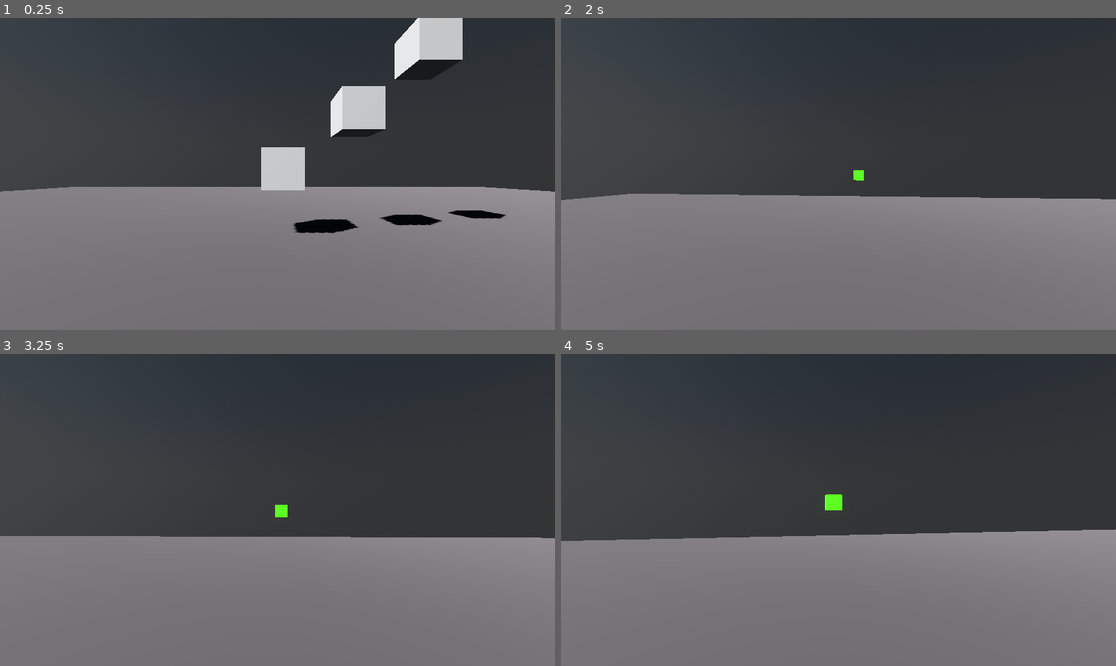
Above: before the commit, frames 1-4 (two rows, left to right).
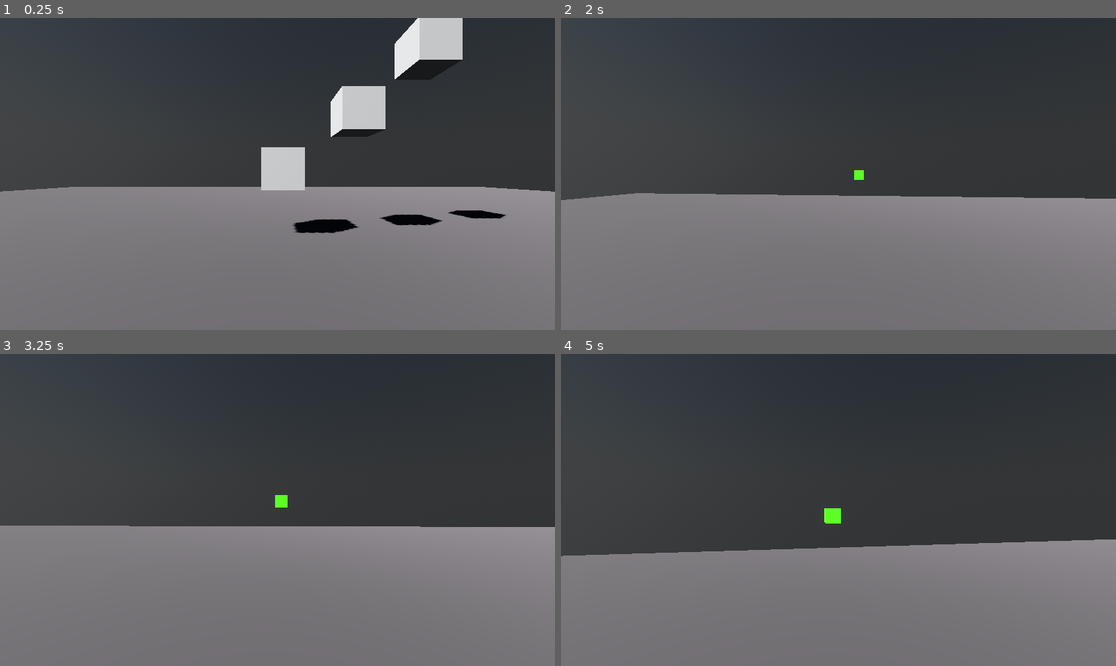
Above: after the commit, the same moments.

Repository: Fern-Aerell/Street-Fuel-Simulator
Game: Godot game, scene res://world.tscn
Two runs of this game, one before a commit and one after it. Both use one fixed random seed, a clock stepped at 60 frames per second and the inputs below.
Inputs (mouse positions are in pixels of both pictures, inside the frame that each line leads up to):
- Up to frame 1 (0.25 s): no input
- Up to frame 2 (2 s): tap Enter at 0.5 s; move the mouse to (866, 174) at 0.52 s; press the mouse at (866, 174) at 0.53 s; hold W (forward) from 0.53 s (still down); tap Space (jump) at 0.77, 1.07, 1.52, 1.82 s; tap Shift (sprint) at 0.8, 1.35 s; move the mouse to (810, 174) at 1.27 s; release the mouse at (810, 174) at 1.28 s; tap E (e, bound only after the commit) at 1.55 s
- Up to frame 3 (3.25 s): keep holding W (forward); move the mouse to (288, 503) at 2.02 s; hold E (e, bound only after the commit) 2.03-2.78 s; tap Q (q, bound only after the commit) at 2.3, 2.85 s; move the mouse to (271, 516) at 2.77 s; tap Space (jump) at 3.02 s; tap R (r, bound only after the commit) at 3.05 s
- Up to frame 4 (5 s): tap Space (jump) at 3.32, 3.77, 3.8, 4.07, 4.35, 4.52, 4.82 s; move the mouse to (877, 513) at 3.52 s; hold R (r, bound only after the commit) 3.53-4.28 s; tap Escape (escape) at 4.15 s; move the mouse to (672, 463) at 4.27 s; release W (forward) at 4.28 s; hold A (left) from 4.28 s (still down); click (672, 463) at 4.55 s

The runs differ from the first frame. In frame 2, 0.1% of the frame differs, in the area x 0-100%, y 48-59%; in frame 3, 3.5%; in frame 4, 4.2%, in the area x 0-100%, y 44-65%.

Commit message:
Membuat item yang di ambil bisa di rotasi, tapi masih ngebug

Diff:
--- a/player.gd
+++ b/player.gd
@@ -1,193 +1,216 @@
 extends CharacterBody3D
 
-## PLAYER CAMERA VARIABLE
-# Variabel untuk menyimpan instance camera
+# Mengaktifkan atau menonaktifkan efek goyangan kamera saat berjalan
+@export var view_bobbing: bool = true
+# Mengatur sensitivitas gerakan mouse
+@export var mouse_sensitivity: float = 0.1
+
+# Referensi ke node kamera pemain
 @onready var player_camera: Camera3D = $PlayerCamera
-# Kecepatan rotasi kamera (dalam derajat per pixel)
-var mouse_sensitivity: float = 0.1
-# Batas rotasi vertikal untuk kamera (Agar tidak memutar 360 derajat)
+# Referensi ke node RayCast3D yang digunakan untuk deteksi objek
+@onready var player_camera_ray_cast: RayCast3D = $PlayerCamera/RayCast3D
+
+# Batas sudut vertikal untuk melihat ke atas
 const VERTICAL_LOOK_LIMIT_UP: float = 90.0
-const VERTICAL_LOOK_LIMIT_DOWN: float = -50.0 # Harus negatif
-# Variable untuk menyimpan rotasi vertical (up/down)
+# Batas sudut vertikal untuk melihat ke bawah
+const VERTICAL_LOOK_LIMIT_DOWN: float = -50.0
+# Amplitudo goyangan kamera
+const BOBBING_AMPLITUDE: float = 0.005
+# Kecepatan goyangan kamera saat berjalan
+const WALK_BOBBING_SPEED: float = 5.0
+# Kecepatan goyangan kamera saat berlari
+const SPRINT_BOBBING_SPEED: float = 9.0
+# Kecepatan gerakan saat berjalan
+const WALK_MOVEMENT_SPEED: float = 3.0
+# Kecepatan gerakan saat berlari
+const SPRINT_MOVEMENT_SPEED: float = 5.0
+# Kecepatan lompatan saat berjalan
+const WALK_JUMP_VELOCITY: float = 4.5
+# Kecepatan lompatan saat berlari
+const SPRINT_JUMP_VELOCITY: float = 6.5
+# Jarak maksimum untuk mengambil objek
+const GRAB_DISTANCE: float = 2.0
+# Kecepatan menggerakkan objek yang diambil
+const GRAB_SPEED: float = 10.0
+# Sudut rotasi objek yang diambil
+const GRAB_ROTATION_ANGEL: float = 90.0
+
+# Rotasi vertikal kamera
 var rotation_vertical: float = 0.0
-# menyimpan apakah mouse sedang dalam mode capture atau tidak
-var is_mouse_captured: bool
-
-## PLAYER BOBBING
-@export var view_bobbing: bool = true
-# Variable untuk menyimpan seberapah tinggi dan rendah kamera bergerak
-const bobbing_amplitude: float = 0.005
-# Variable untuk menyimpan kecepatan bobbing saat berjalan
-const WALK_BOBBING_SPEED: float = 5.0
-# Variable untuk menyimpan kecepatan bobbing saat berlari
-const SPRINT_BOBBING_SPEED: float = 9.0
-# Variable untuk menyimpan kecepatan bobbing saat saat ini
-var current_bobbing_speed: float
-# Variable untuk menyimpan waktu bobbing
+# Status apakah mouse sedang ditangkap
+var is_mouse_captured: bool = true
+# Kecepatan goyangan kamera saat ini
+var current_bobbing_speed: float = WALK_BOBBING_SPEED
+# Waktu yang telah berlalu untuk efek goyangan
 var bobbing_time_passed: float = 0.0
-
-## PLAYER MOVEMENT VARIABLE
-# Variable untuk penyimpan kecepatan berjalan
-const WALK_MOVEMENT_SPEED: float = 3.0
-# Variable untuk penyimpan kecepatan berlari
-const SPRINT_MOVEMENT_SPEED: float = 5.0
-# Variable untuk penyimpan tinggi lompatan saat berjalan
-const WALK_JUMP_VELOCITY: float = 4.5
-# Variable untuk penyimpan tinggi lompatan saat berlari
-const SPRINT_JUMP_VELOCITY: float = 6.5
-# Variable untuk penyimpan kecepatan bergerak yang akan digunakan
-var current_movement_speed: float
-# Variable untuk penyimpan tinggi lompatan yang akan digunakan
-var current_jump_velocity: float
-
-## PLAYER GRAB OBJECT
-# Referensi ke RayCast3D di PlayerCamera
-@onready var player_camera_ray_cast: RayCast3D = $PlayerCamera/RayCast3D
-# Variabel untuk menyimpan objek yang sedang diambil
+# Kecepatan gerakan saat ini
+var current_movement_speed: float = WALK_MOVEMENT_SPEED
+# Kecepatan lompatan saat ini
+var current_jump_velocity: float = WALK_JUMP_VELOCITY
+# Objek yang sedang dipegang
 var grabbed_object: RigidBody3D = null
-# Kecepatan menarik objek ke arah pemain
-var grab_distance: float = 2.0
-# Kecepatan pergerakan objek ke posisi target
-var grab_speed: float = 10.0
-
-# Called when the node enters the scene tree for the first time.
+# Variabel untuk menyimpan status rotasi
+var is_rotating = false
+var rotation_target = Vector3.ZERO
+
+# Fungsi yang dipanggil saat node siap
 func _ready() -> void:
-	# Mengatur kecepatan bergerak dan tinggi lompatan untuk berjalan
-	current_movement_speed = WALK_MOVEMENT_SPEED
-	current_jump_velocity = WALK_JUMP_VELOCITY
-	# Mengatur kecepatan bobbing untuk berjalan
-	current_bobbing_speed = WALK_BOBBING_SPEED
-	# Mengatur mode input mouse menjadi captured (Kursor tidak terlihat)
+	# Mengatur mode mouse menjadi tertangkap
 	Input.set_mouse_mode(Input.MOUSE_MODE_CAPTURED)
-	is_mouse_captured = true
-
-func _unhandled_input(event):
-	# Tangani input mouse jika event adalah MouseMotion dan mouse mode capture
+
+# Fungsi untuk menangani input yang tidak tertangani
+func _unhandled_input(event: InputEvent) -> void:
+	# Menangani gerakan mouse untuk rotasi kamera
 	if event is InputEventMouseMotion and is_mouse_captured:
 		_rotate_camera(event.relative)
-
-	# Tangani input jika tombol ESC ditekan
-	if event is InputEventKey and event.is_action_pressed("escape"):
-		if is_mouse_captured:
-			_toggle_mouse_capture()
-
-	# Jika tombol kiri mouse ditekan, kembalikan mode capture
-	if event is InputEventMouseButton and event.is_action_pressed("mouse_left_button"):
-		if not is_mouse_captured:
-			_toggle_mouse_capture()
-
+	# Menangani tombol escape untuk mengalihkan mode tangkapan mouse
+	elif event.is_action_pressed("escape") and is_mouse_captured:
+		_toggle_mouse_capture()
+	# Menangani klik kiri mouse untuk mengalihkan mode tangkapan mouse
+	elif event.is_action_pressed("mouse_left_button") and not is_mouse_captured:
+		_toggle_mouse_capture()
+
+# Fungsi untuk memutar kamera berdasarkan gerakan mouse
 func _rotate_camera(mouse_delta: Vector2) -> void:
-	# Rotasi horizontal (menggerakkan CharacterBody3D)
+	# Memutar kamera secara horizontal
 	rotation.y -= deg_to_rad(mouse_delta.x * mouse_sensitivity)
-
-	# Rotasi vertikal (menggerakkan kamera, tidak langsung pada CharacterBody3D)
-	rotation_vertical -= mouse_delta.y * mouse_sensitivity
-	rotation_vertical = clamp(rotation_vertical, VERTICAL_LOOK_LIMIT_DOWN, VERTICAL_LOOK_LIMIT_UP)
-
-	# Set rotasi kamera berdasarkan rotasi vertikal
+	# Memutar kamera secara vertikal dengan batasan sudut
+	rotation_vertical = clamp(rotation_vertical - mouse_delta.y * mouse_sensitivity, VERTICAL_LOOK_LIMIT_DOWN, VERTICAL_LOOK_LIMIT_UP)
 	player_camera.rotation_degrees.x = rotation_vertical
 
-# Fungsi untuk mengubah mode mouse capture
+# Fungsi untuk mengalihkan mode tangkapan mouse
 func _toggle_mouse_capture() -> void:
-	if is_mouse_captured:
-		# Jika mouse sedang di-capture, ubah menjadi visible
-		Input.set_mouse_mode(Input.MOUSE_MODE_VISIBLE)
-		is_mouse_captured = false
-	else:
-		# Jika mouse tidak di-capture, ubah kembali menjadi captured
-		Input.set_mouse_mode(Input.MOUSE_MODE_CAPTURED)
-		is_mouse_captured = true
-
+	# Mengubah status tangkapan mouse
+	is_mouse_captured = not is_mouse_captured
+	# Mengatur mode mouse sesuai dengan status tangkapan
+	Input.set_mouse_mode(Input.MOUSE_MODE_CAPTURED if is_mouse_captured else Input.MOUSE_MODE_VISIBLE)
+
+# Fungsi yang dipanggil setiap frame fisika
 func _physics_process(delta: float) -> void:
-	# Add the gravity.
+	# Menerapkan gravitasi jika tidak di lantai
 	if not is_on_floor():
 		velocity += get_gravity() * delta
 
-	# Jika pemain menekan tombol sprint maka kecepatan bergerak dan tinggi lompatan akan di sesuaikan
-	if Input.is_action_pressed("sprint"):
-		# Mengatur kecepatan bergerak dan tinggi lompatan untuk berlari
-		current_movement_speed = SPRINT_MOVEMENT_SPEED
-		current_jump_velocity = SPRINT_JUMP_VELOCITY
-		# Mengatur kecepatan bobbing untuk berlari
-		current_bobbing_speed = SPRINT_BOBBING_SPEED
-	else:
-		# Mengatur kecepatan bergerak dan tinggi lompatan untuk berjalan
-		current_movement_speed = WALK_MOVEMENT_SPEED
-		current_jump_velocity = WALK_JUMP_VELOCITY
-		# Mengatur kecepatan bobbing untuk berjalan
-		current_bobbing_speed = WALK_BOBBING_SPEED
-
-	# Handle jump.
+	# Mengatur kecepatan berdasarkan status berlari
+	var is_sprinting = Input.is_action_pressed("sprint")
+	current_movement_speed = SPRINT_MOVEMENT_SPEED if is_sprinting else WALK_MOVEMENT_SPEED
+	current_jump_velocity = SPRINT_JUMP_VELOCITY if is_sprinting else WALK_JUMP_VELOCITY
+	current_bobbing_speed = SPRINT_BOBBING_SPEED if is_sprinting else WALK_BOBBING_SPEED
+
+	# Menangani lompatan
 	if Input.is_action_just_pressed("jump") and is_on_floor():
 		velocity.y = current_jump_velocity
 
-	# Get the input direction and handle the movement/deceleration.
-	# As good practice, you should replace UI actions with custom gameplay actions.
+	# Menghitung arah gerakan berdasarkan input
 	var input_dir := Input.get_vector("left", "right", "forward", "backward")
 	var direction := (transform.basis * Vector3(input_dir.x, 0, input_dir.y)).normalized()
 	var player_camera_position_default = player_camera.global_transform.origin
+
+	# Menerapkan gerakan dan efek goyangan kamera
 	if direction:
 		velocity.x = direction.x * current_movement_speed
 		velocity.z = direction.z * current_movement_speed
-		## BOBBING
+		## VIEW BOBBING
 		if view_bobbing:
 			bobbing_time_passed += delta * current_bobbing_speed
-			# Hitung posisi bobbing
-			var bobbing_offset = Vector3(0, sin(bobbing_time_passed) * bobbing_amplitude, 0)
+			var bobbing_offset = Vector3(0, sin(bobbing_time_passed) * BOBBING_AMPLITUDE, 0)
 			player_camera.global_transform.origin = player_camera_position_default + bobbing_offset
 	else:
 		velocity.x = move_toward(velocity.x, 0, current_movement_speed)
 		velocity.z = move_toward(velocity.z, 0, current_movement_speed)
-		## BOBBING
+		## VIEW BOBBING
 		player_camera.global_transform.origin = player_camera_position_default
 
+	# Menerapkan gerakan pada karakter
 	move_and_slide()
 
-func _process(delta: float) -> void:
+
+# Fungsi yang dipanggil setiap frame
+func _process(_delta: float) -> void:
+	# Menangani pengambilan dan pelepasan objek
 	if Input.is_action_pressed("mouse_left_button"):
 		if grabbed_object == null:
 			_try_grab_object()
 		else:
-			_hold_object(delta)
-	else:
-		if grabbed_object != null:
-			_release_object()
-
-# Mencoba mengambil objek
-func _try_grab_object():
+			_hold_object(_delta)
+	elif grabbed_object != null:
+		_release_object()
+
+	if grabbed_object != null:
+		# Mengatur arah rotasi berdasarkan input
+		var rotation_direction = 0.0
+
+		# Mengatur arah rotasi berdasarkan input
+		if Input.is_action_pressed("q"):
+			rotation_direction = -1.0 if Input.is_action_pressed("sprint") else 1.0
+			rotation_target.x += rotation_direction * 90.0 * _delta  # Incremental rotation
+			is_rotating = true
+		elif Input.is_action_pressed("e"):
+			rotation_direction = -1.0 if Input.is_action_pressed("sprint") else 1.0
+			rotation_target.y += rotation_direction * 90.0 * _delta  # Incremental rotation
+			is_rotating = true
+		elif Input.is_action_pressed("r"):
+			rotation_direction = -1.0 if Input.is_action_pressed("sprint") else 1.0
+			rotation_target.z += rotation_direction * 90.0 * _delta  # Incremental rotation
+			is_rotating = true
+		else:
+			is_rotating = false
+
+		# Melakukan rotasi jika is_rotating true
+		if is_rotating:
+			_rotate_grabbed_object(rotation_target, _delta)
+
+		# Reset rotation_target jika tidak ada input
+		rotation_target = grabbed_object.rotation_degrees
+
+
+# Fungsi untuk mencoba mengambil objek
+func _try_grab_object() -> void:
+	# Memeriksa apakah ray cast mengenai objek
 	if player_camera_ray_cast.is_colliding():
 		var object = player_camera_ray_cast.get_collider()
+		# Jika objek adalah RigidBody3D, ambil objek tersebut
 		if object is RigidBody3D:
 			grabbed_object = object
-			grabbed_object.freeze_mode = RigidBody3D.FREEZE_MODE_STATIC
-			grabbed_object.freeze = true # Membekukan rotasi/gerakan saat diambil
-
-# Memegang objek dan mengatur posisinya
-func _hold_object(delta: float):
-	if grabbed_object != null:
-		var target_position = player_camera.global_transform.origin + -player_camera.global_transform.basis.z.normalized() * grab_distance
-		# Hitung pergerakan yang diinginkan
-		var motion = target_position - grabbed_object.global_transform.origin
-		# Gunakan move_and_collide agar tidak menembus benda lain
-		var collision = grabbed_object.move_and_collide(motion * grab_speed * delta)
-		# Jika terjadi tabrakan
+			grabbed_object.freeze_mode = RigidBody3D.FREEZE_MODE_KINEMATIC
+			grabbed_object.freeze = true
+
+# Fungsi untuk memegang objek yang diambil
+func _hold_object(delta: float) -> void:
+	if grabbed_object:
+		# Menghitung posisi target untuk objek yang dipegang
+		var target_position = player_camera.global_transform.origin - player_camera.global_transform.basis.z.normalized() * GRAB_DISTANCE
+		var motion = (target_position - grabbed_object.global_transform.origin) * GRAB_SPEED * delta
+		# Menggerakkan objek yang dipegang
+		var collision = grabbed_object.move_and_collide(motion)
+		# Menangani tabrakan dengan objek lain
 		if collision:
 			var collided_body = collision.get_collider()
 			if collided_body is RigidBody3D:
-				# Bandingkan massa sebelum menerapkan gaya dorong
-				if grabbed_object.mass >= collided_body.mass:
-					# Hitung arah dorong
-					var impulse_direction = (collided_body.global_transform.origin - grabbed_object.global_transform.origin).normalized()
-					# Sesuaikan kekuatan dorongan
-					var force_strength = float(grabbed_object.mass - collided_body.mass)
-					if force_strength < 0.0:
-						force_strength = 0.0
-					elif force_strength == 0.0:
-						force_strength = 0.5
-					collided_body.apply_central_impulse(impulse_direction * force_strength)
-
-# Melepaskan objek
-func _release_object():
+				var force_strength = max(0.0, float(grabbed_object.mass - collided_body.mass))
+				if force_strength == 0.0:
+					force_strength = 0.5
+				var impulse_direction = (collided_body.global_transform.origin - grabbed_object.global_transform.origin).normalized()
+				collided_body.apply_central_impulse(impulse_direction * force_strength)
+
+# Fungsi untuk melepaskan objek yang dipegang
+func _release_object() -> void:
+	# Mengaktifkan kembali fisika objek dan melepaskannya
+	grabbed_object.freeze_mode = RigidBody3D.FREEZE_MODE_STATIC
+	grabbed_object.freeze = false
+	grabbed_object = null
+
+# Fungsi untuk memutar objek yang dipegang pada sumbu tertentu dengan smooth
+func _rotate_grabbed_object(target_rotation: Vector3, delta: float) -> void:
 	if grabbed_object != null:
-		grabbed_object.freeze = false # Aktifkan kembali gerakan fisika
-		grabbed_object = null
+		# Kecepatan rotasi
+		var rotation_speed = 25.0
+
+		# Ambil rotasi saat ini dari objek yang dipegang
+		var current_rotation = grabbed_object.rotation_degrees
+
+		# Lerp (linear interpolation) untuk rotasi smooth
+		current_rotation = current_rotation.lerp(target_rotation, rotation_speed * delta)
+
+		# Set rotasi baru pada objek yang dipegang
+		grabbed_object.rotation_degrees = current_rotation
--- a/player.tscn
+++ b/player.tscn
@@ -7,15 +7,15 @@
 [sub_resource type="CapsuleMesh" id="CapsuleMesh_haogn"]
 
 [node name="Player" type="CharacterBody3D"]
-collision_mask = 3
+collision_mask = 7
 safe_margin = 0.005
 script = ExtResource("1_wxio3")
 
 [node name="PlayerCamera" type="Camera3D" parent="."]
-transform = Transform3D(1, 0, 0, 0, 1, 0, 0, 0, 1, 0, 0.526943, 0)
+transform = Transform3D(1, 0, 0, 0, 1, 0, 0, 0, 1, 0, 0.527, 0)
 
 [node name="RayCast3D" type="RayCast3D" parent="PlayerCamera"]
-target_position = Vector3(0, 0, -3)
+target_position = Vector3(0, 0, -2)
 collision_mask = 4
 
 [node name="PlayerCollision" type="CollisionShape3D" parent="."]
--- a/project.godot
+++ b/project.godot
@@ -57,6 +57,21 @@
 "events": [Object(InputEventMouseButton,"resource_local_to_scene":false,"resource_name":"","device":-1,"window_id":0,"a …(258 unchanged characters)…
 ]
 }
+q={
+"deadzone": 0.5,
+"events": [Object(InputEventKey,"resource_local_to_scene":false,"resource_name":"","device":-1,"window_id":0,"alt_pressed":false,"shift_pressed":false,"ctrl_pressed":false,"meta_pressed":false,"pressed":false,"keycode":0,"physical_keycode":81,"key_label":0,"unicode":113,"location":0,"echo":false,"script":null)
+]
+}
+e={
+"deadzone": 0.5,
+"events": [Object(InputEventKey,"resource_local_to_scene":false,"resource_name":"","device":-1,"window_id":0,"alt_pressed":false,"shift_pressed":false,"ctrl_pressed":false,"meta_pressed":false,"pressed":false,"keycode":0,"physical_keycode":69,"key_label":0,"unicode":101,"location":0,"echo":false,"script":null)
+]
+}
+r={
+"deadzone": 0.5,
+"events": [Object(InputEventKey,"resource_local_to_scene":false,"resource_name":"","device":-1,"window_id":0,"alt_pressed":false,"shift_pressed":false,"ctrl_pressed":false,"meta_pressed":false,"pressed":false,"keycode":0,"physical_keycode":82,"key_label":0,"unicode":114,"location":0,"echo":false,"script":null)
+]
+}
 
 [layer_names]
 
--- a/test_item.gd
+++ /dev/null
@@ -1,11 +0,0 @@
-extends RigidBody3D
-
-
-# Called when the node enters the scene tree for the first time.
-func _ready() -> void:
-	pass # Replace with function body.
-
-
-# Called every frame. 'delta' is the elapsed time since the previous frame.
-func _process(delta: float) -> void:
-	pass
--- a/test_item.tscn
+++ b/test_item.tscn
@@ -1,6 +1,4 @@
-[gd_scene load_steps=4 format=3 uid="uid://ydign2rstrfu"]
-
-[ext_resource type="Script" path="res://test_item.gd" id="1_kovnc"]
+[gd_scene load_steps=3 format=3 uid="uid://ydign2rstrfu"]
 
 [sub_resource type="BoxShape3D" id="BoxShape3D_7jwkl"]
 
@@ -9,7 +7,6 @@
 [node name="TestItem" type="RigidBody3D"]
 collision_layer = 4
 collision_mask = 7
-script = ExtResource("1_kovnc")
 
 [node name="CollisionShape3D" type="CollisionShape3D" parent="."]
 shape = SubResource("BoxShape3D_7jwkl")
--- a/world.tscn
+++ b/world.tscn
@@ -7,6 +7,8 @@
 [ext_resource type="Material" uid="uid://cywahh2rmmpql" path="res://yellow.tres" id="4_2urun"]
 [ext_resource type="Material" uid="uid://b0pfn18wl1183" path="res://green.tres" id="5_1kq1o"]
 [ext_resource type="Material" uid="uid://sbw7gorjkp5g" path="res://blue.tres" id="6_knikc"]
+
+[sub_resource type="BoxMesh" id="BoxMesh_cgd4c"]
 
 [sub_resource type="PhysicalSkyMaterial" id="PhysicalSkyMaterial_7ghix"]
 ground_color = Color(1, 1, 1, 1)
@@ -20,22 +22,12 @@
 sdfgi_enabled = true
 glow_enabled = true
 
-[sub_resource type="BoxMesh" id="BoxMesh_cgd4c"]
-
 [node name="World" type="Node3D"]
 
 [node name="plane" parent="." instance=ExtResource("1_5e45g")]
 
 [node name="Player" parent="." instance=ExtResource("2_pp88n")]
 transform = Transform3D(1, 0, 0, 0, 1, 0, 0, 0, 1, 0, 1.03096, 0)
-
-[node name="WorldEnvironment" type="WorldEnvironment" parent="."]
-environment = SubResource("Environment_5crcd")
-
-[node name="DirectionalLight3D" type="DirectionalLight3D" parent="."]
-transform = Transform3D(0.763438, 0.259478, -0.591467, 0.329206, 0.631542, 0.701981, 0.555685, -0.730634, 0.396722, 0, 8.33039, 0)
-light_energy = 3.0
-shadow_enabled = true
 
 [node name="TestItem" parent="." instance=ExtResource("3_1jixx")]
 transform = Transform3D(1, 0, 0, 0, 1, 0, 0, 0, 1, 0.12649, 1.92623, -5.18438)
@@ -72,3 +64,11 @@
 material_override = ExtResource("6_knikc")
 mesh = SubResource("BoxMesh_cgd4c")
 skeleton = NodePath("../..")
+
+[node name="WorldEnvironment" type="WorldEnvironment" parent="."]
+environment = SubResource("Environment_5crcd")
+
+[node name="DirectionalLight3D" type="DirectionalLight3D" parent="."]
+transform = Transform3D(0.763438, 0.259478, -0.591467, 0.329206, 0.631542, 0.701982, 0.555685, -0.730634, 0.396721, 0, 8.33039, 0)
+light_energy = 3.0
+shadow_enabled = true
